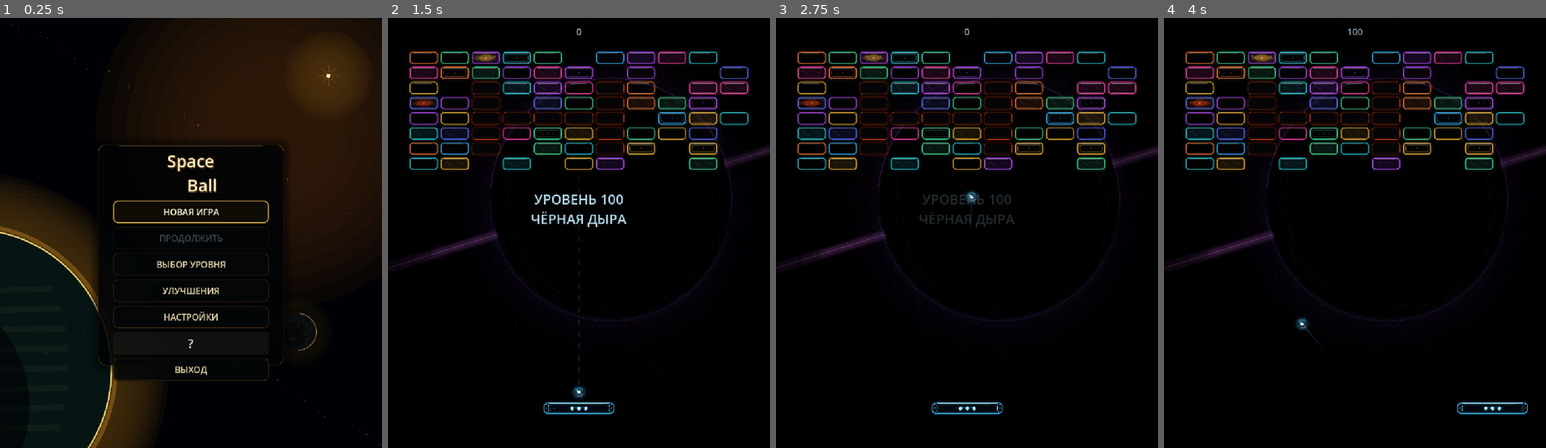
Above: before the commit, frames 1-4 (left to right).
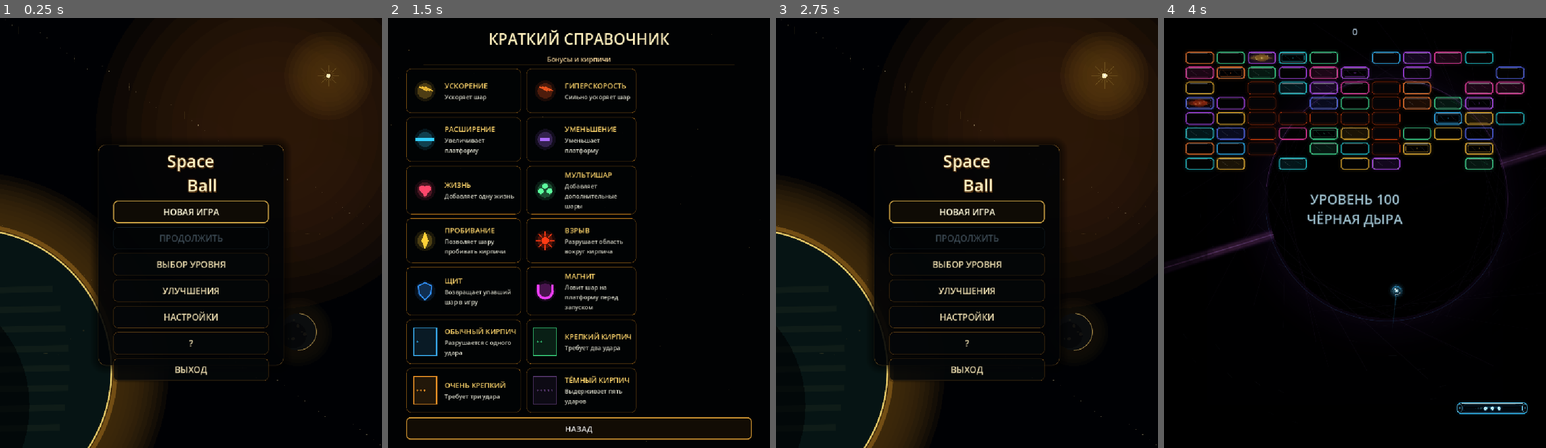
Above: after the commit, the same moments.

Repository: Ardarik421/arkanoid
Game: Godot game, scene res://scenes/main_menu.tscn
The game is run twice, just before and just after one commit, with the same random seed, the same clock (stepped at 60 frames per second) and the same inputs. Sound files missing from this copy of the repository are replaced by a short silence.
Inputs (mouse positions are in pixels of both pictures, inside the frame that each line leads up to):
- Up to frame 1 (0.25 s): no input
- Up to frame 2 (1.5 s): click "?" at 0.5 s; click (579, 211) at 1.25 s, where only the run before the commit has a clickable "НОВАЯ ИГРА"
- Up to frame 3 (2.75 s): click (967, 426) at 2 s, where only the run after the commit has a clickable "НАЗАД"
- Up to frame 4 (4 s): click (1355, 211) at 2.75 s, where only the run after the commit has a clickable "НОВАЯ ИГРА"; move the mouse to (1439, 211) at 3.52 s; hold D (move_right) from 3.53 s (still down); tap Space (launch_ball) at 3.6 s

The runs differ from the first frame. In frame 1, 0.1% of the frame differs, in the area x 29-71%, y 73-79%; in frame 2, 18%; in frame 3, 34%, in the area x 0-100%, y 0-100%; in frame 4, 1.0%.

Commit message:
Connect visual guide from main menu

Diff:
--- a/scenes/main_menu.gd
+++ b/scenes/main_menu.gd
@@ -3,6 +3,7 @@
 const GAME_SCENE: String = "res://scenes/main.tscn"
 const SKILL_TREE_SCENE: String = "res://scenes/skill_tree.tscn"
 const LEVEL_SELECT_SCENE: String = "res://scenes/level_select.tscn"
+const GUIDE_SCENE: String = "res://scenes/game_guide.tscn"
 const MENU_MUSIC: AudioStream = preload("res://audio/music/menu_theme.wav")
 
 var animation_time: float = 0.0
@@ -157,6 +158,7 @@
 		$Menu/LevelSelectButton,
 		$Menu/SkillTreeButton,
 		$Menu/SettingsButton,
+		$Menu/GuideButton,
 		$Menu/ExitButton
 	]:
 		_style_button(button)
@@ -235,5 +237,8 @@
 func _on_skill_tree_pressed():
 	get_tree().change_scene_to_file(SKILL_TREE_SCENE)
 
+func _on_guide_pressed():
+	get_tree().change_scene_to_file(GUIDE_SCENE)
+
 func _on_exit_pressed():
 	get_tree().quit()
